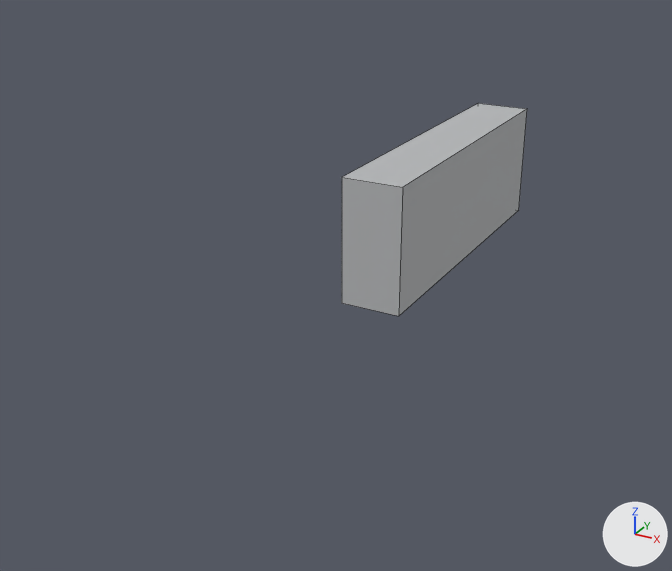
Two versions of the OBJ model assets/models/equipment/tianhe_tr10_reactor/LOD2/th_inverter.obj, one commit apart.
Camera for both pictures: a camera (50 mm lens) standing at (3.82, -4.39, 1.54) and looking at (1.65, -0.44, -0.43). Lighting does not change. The marker at lower right points along +X, +Y and +Z. The first picture is the older version. Mesh edges are drawn as thin lines. Where no turn or scale is listed for an object, it has been applied to the vertices. Vertices at exactly the same position are counted once.

In view in the first picture: 'th_inverter'.
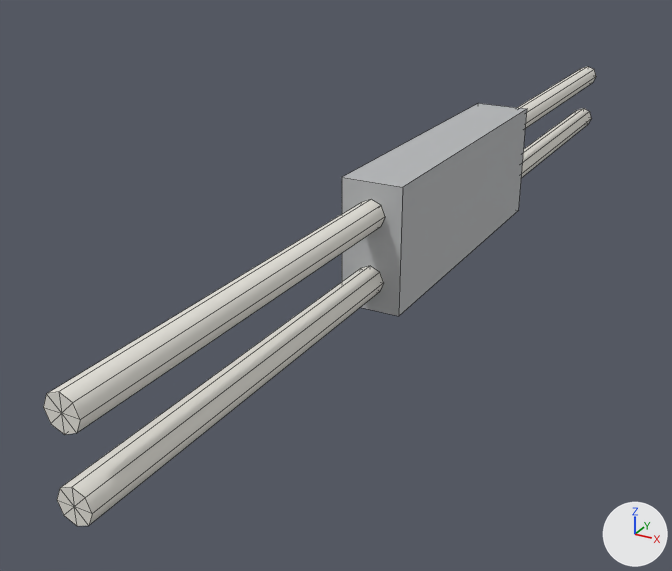
Where the change shows, as pixel boxes (x1, y1, x2, y2) in the pictures (672 x 571 px):
```json
{"object": "th_inverter", "change": "reshaped", "before": [342, 103, 527, 316], "after": [43, 66, 596, 526], "on screen": "198% wider, 115% taller"}
{"part": 1, "of": "me_th_inverter", "change": "added", "after": [521, 108, 591, 178]}
{"part": 2, "of": "me_th_inverter", "change": "added", "after": [517, 66, 596, 128]}
{"part": 3, "of": "me_th_inverter", "change": "added", "after": [57, 266, 384, 526]}
{"part": 4, "of": "me_th_inverter", "change": "added", "after": [43, 199, 385, 435]}
```

Scene script edits in JSON lines:
```json
{"op": "add", "block": "mat_eq_insulator", "code": ["mat_eq_insulator = principled_material('eq_insulator')", "mat_eq_insulator.base_color = (0.8, 0.78, 0.72)  # white #e7e5dd", "mat_eq_insulator.roughness = 0.859"]}
{"block": "me_th_inverter", "where": "# used by ob_th_inverter; location = (0.0, 0.0, 0.0)"}
{"op": "remove", "block": "me_th_inverter", "code": "me_th_inverter.from_pydata(...)  # 8 vertices, 6 faces; spans x 1.9..2.2, y -0.85..0.85, z -0.31..0.31"}
{"op": "add", "block": "me_th_inverter", "code": "me_th_inverter.from_pydata(...)  # 80 vertices, 102 faces; spans x 1.9..2.2, y -2.78..2.78, z -0.31..0.31"}
{"block": "me_th_inverter", "change": "me_th_inverter part 1: a new loose piece, an 8-sided cylinder along y spanning x 1.98..2.12, y 0.85..2.78, z -0.23..-0.09, in mat_eq_insulator (white #e7e5dd)"}
{"block": "me_th_inverter", "change": "me_th_inverter part 2: a new loose piece, an 8-sided cylinder along y spanning x 1.98..2.12, y 0.85..2.78, z 0.09..0.23, in mat_eq_insulator (white #e7e5dd)"}
{"block": "me_th_inverter", "change": "me_th_inverter part 3: a new loose piece, an 8-sided cylinder along y spanning x 1.98..2.12, y -2.78..-0.85, z -0.23..-0.09, in mat_eq_insulator (white #e7e5dd)"}
{"block": "me_th_inverter", "change": "me_th_inverter part 4: a new loose piece, an 8-sided cylinder along y spanning x 1.98..2.12, y -2.78..-0.85, z 0.09..0.23, in mat_eq_insulator (white #e7e5dd)"}
{"op": "add", "block": "me_th_inverter", "code": "me_th_inverter.materials.append(mat_eq_insulator)  # white #e7e5dd"}
```
